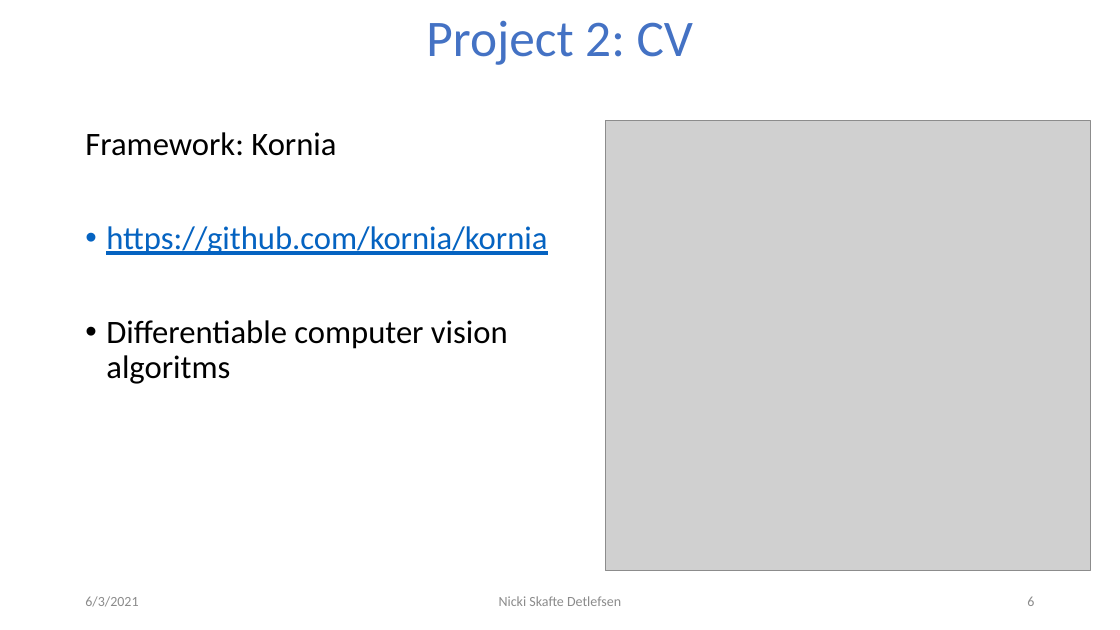
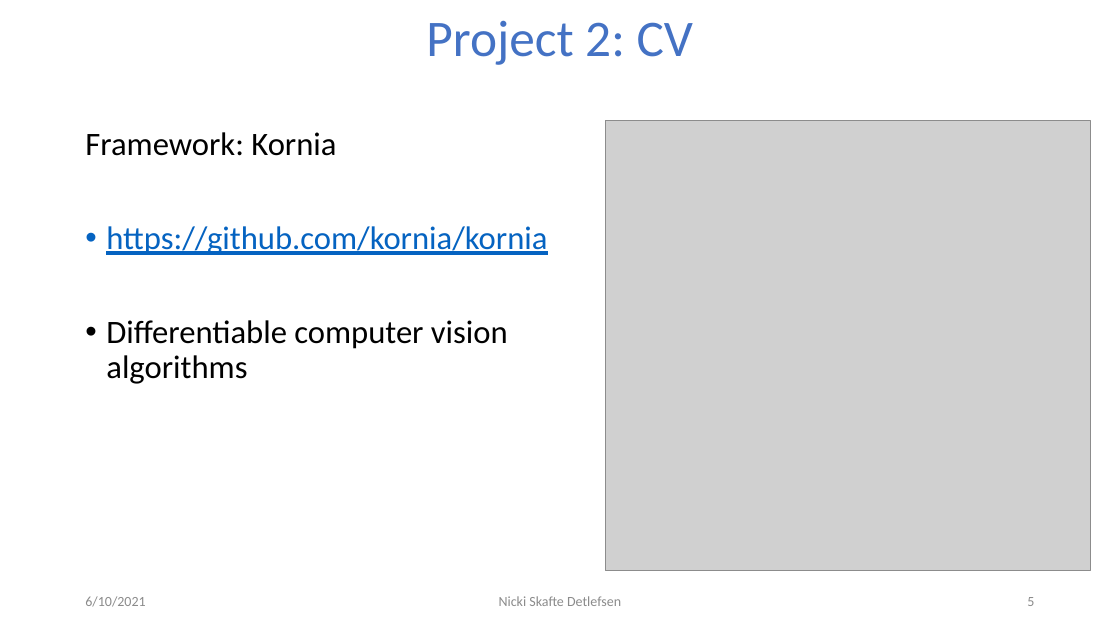
Before and after one commit to DeepEasterbunny/dtu_mlops, a slide deck: slide 5 of 05_project_overview/The_pytorch_ecosystem.pptx (slide 6 before the commit). Drawn at 1120x630 pixels with LibreOffice and Linux fonts; fonts in the diff are those of the drawing; grey boxes stand for pictures; background and template pictures are left out. Boxes give left, top, right and bottom in pixels: in the first picture for what was removed or moved away, otherwise in the second. Text is boxed around its words. In the diff, an @@ line names an element or a change of style, - is before the commit and + after.

```diff
--- a/05_project_overview/The_pytorch_ecosystem.pptx
+++ b/05_project_overview/The_pytorch_ecosystem.pptx
@@ text at box(106, 320, 508, 384): text changed @@
-• Differentiable computer vision algoritms
+• Differentiable computer vision algorithms
@@ text at box(85, 596, 145, 607): text changed @@
-6/3/2021
+6/10/2021
```
Also in this commit, not shown: 7 other slides changed, 3 slides added, 2 other files.
